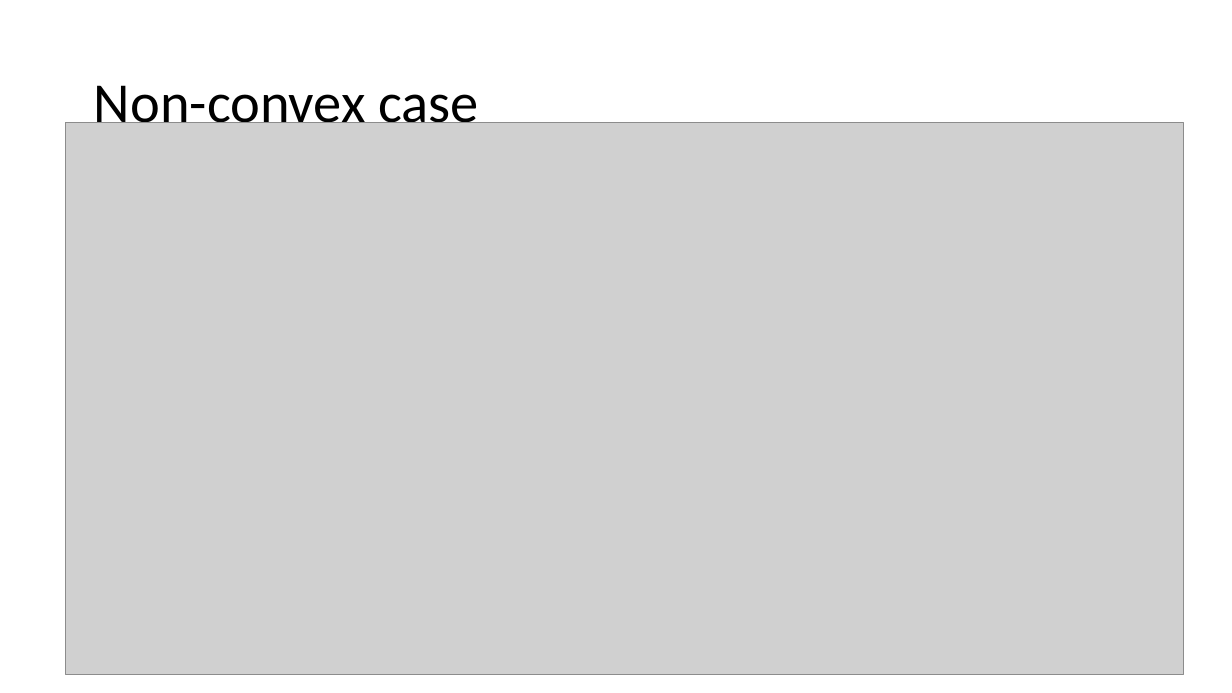
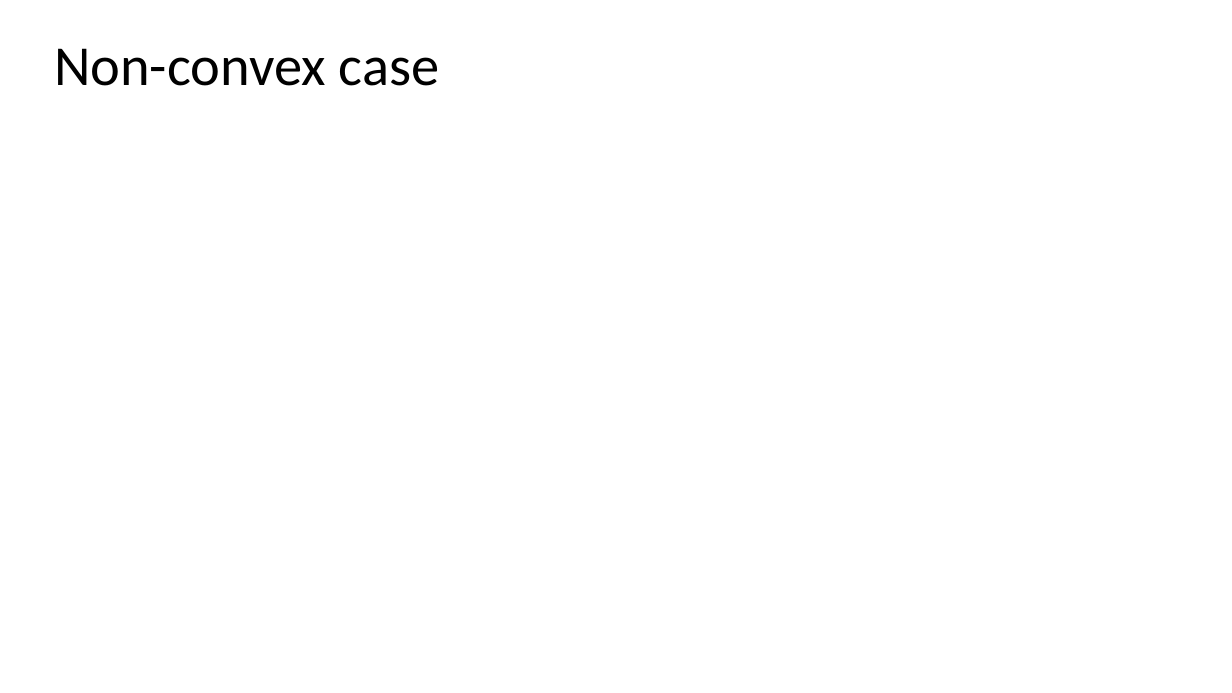
Before and after one commit to ivsg-psu/ivsg-psu-PathPlanning_MapTools_VertexSkeleton, a slide deck: slide 34 of Documents/VertexSkeletonClassLibrary.pptx. Drawn at 1232x693 pixels with LibreOffice and Linux fonts; fonts in the diff are those of the drawing; grey boxes stand for pictures; background and template pictures are left out. Boxes give left, top, right and bottom in pixels: in the first picture for what was removed or moved away, otherwise in the second. Text is boxed around its words. In the diff, an @@ line names an element or a change of style, - is before the commit and + after.

```diff
--- a/Documents/VertexSkeletonClassLibrary.pptx
+++ b/Documents/VertexSkeletonClassLibrary.pptx
@@ title "Non-convex case" rewrapped from (94, 85, 479, 135) to (54, 48, 440, 86) @@
@@ picture removed at (65, 123, 1184, 675) @@
```
Also in this commit, not shown: 2 other slides changed, 1 slide added, 6 other files.
